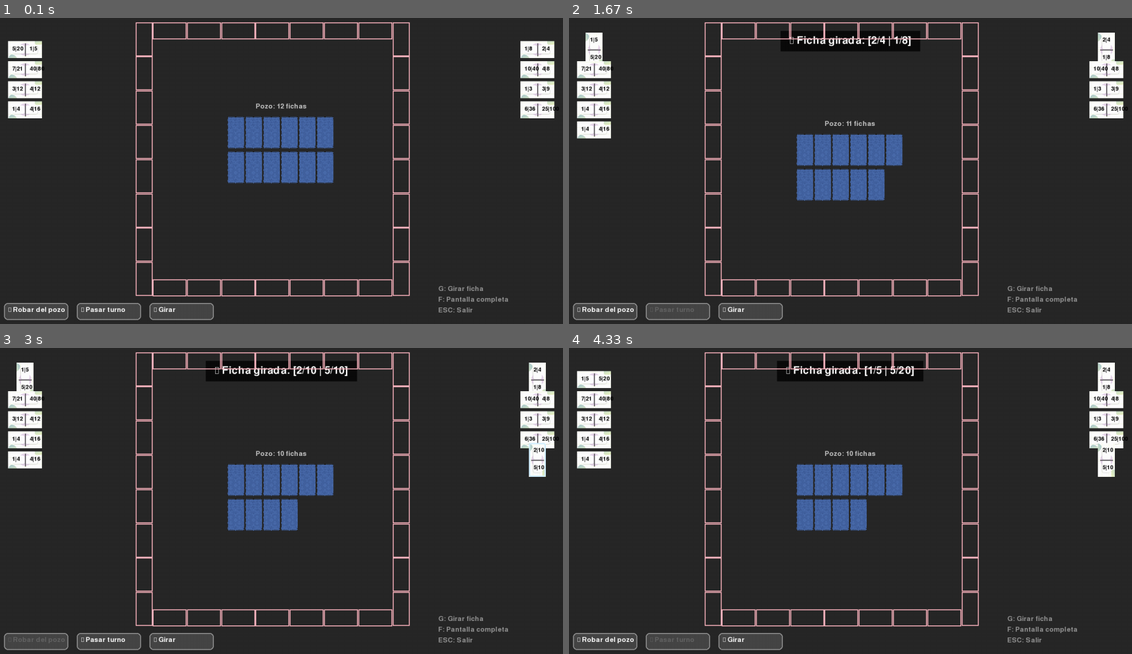
Above: before the commit, frames 1-4 (two rows, left to right).
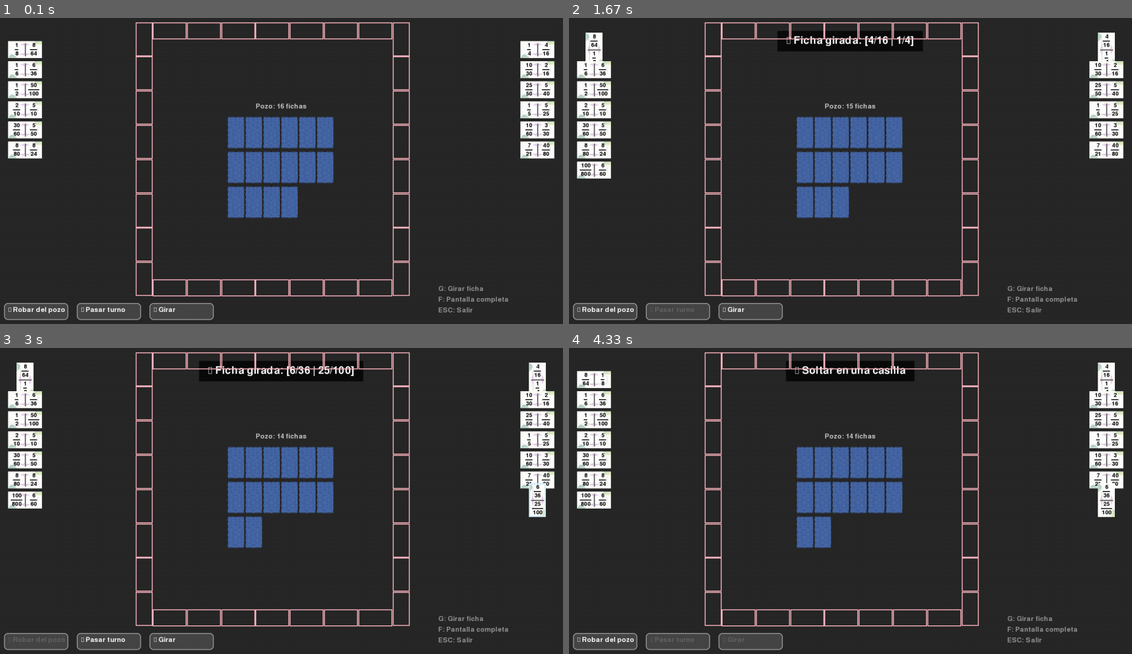
Above: after the commit, the same moments.

Repository: ernelopez/domino4
Game: pygame game, started from main.py
Two runs of this game, one before a commit and one after it. Both use one fixed random seed, a clock stepped at 60 frames per second and the inputs below.
Inputs (mouse positions are in pixels of both pictures, inside the frame that each line leads up to):
- Up to frame 1 (0.1 s): no input
- Up to frame 2 (1.67 s): click (591, 48) at 0.38 s, where only the run after the commit has a clickable "1"; press the mouse at (602, 311) at 0.7 s; move the mouse to (659, 207) at 0.8 s; release the mouse at (715, 103) at 0.93 s; press the mouse at (675, 311) at 1.03 s; move the mouse to (709, 271) at 1.13 s; release the mouse at (743, 232) at 1.27 s; click (1103, 48) at 1.38 s, where only the run after the commit has a clickable "1"
- Up to frame 3 (3 s): press the mouse at (33, 641) at 1.7 s; move the mouse to (90, 577) at 1.8 s; release the mouse at (140, 513) at 1.93 s; tap G at 2 s; click "🔄 Girar" at 2.38 s; press the mouse at (180, 641) at 2.7 s; move the mouse to (157, 620) at 2.8 s; release the mouse at (129, 595) at 2.93 s
- Up to frame 4 (4.33 s): press the mouse at (675, 641) at 3.03 s; move the mouse to (664, 626) at 3.13 s; release the mouse at (647, 611) at 3.27 s; press the mouse at (591, 479) at 3.37 s; move the mouse to (777, 436) at 3.47 s; release the mouse at (957, 393) at 3.6 s; click (591, 387) at 3.72 s, where only the run after the commit has a clickable "64"; press the mouse at (591, 501) at 4.03 s; move the mouse to (642, 445) at 4.13 s; release the mouse at (692, 393) at 4.27 s

The runs differ from the first frame. In frame 1, 3.2% of the frame differs, in the area x 1-100%, y 8-66%; in frame 2, 5.5%; in frame 3, 5.7%; in frame 4, 5.8%, in the area x 1-100%, y 4-97%.

Commit message:
tipografias y fracciones mejoradas

Diff:
--- a/main.py
+++ b/main.py
@@ -15,6 +15,8 @@
 COLOR_CASILLA_VACIA = (255, 182, 193)  # Rosa claro
 COLOR_CASILLA_DESTACADA = (50, 200, 50)
 
+archivofuente = 'junegull.ttf'
+#archivofuente = 'Ubuntu-Title.ttf'
 
 class Boton:
     def __init__(self, x, y, ancho, alto, texto, color=COLOR_BOTON, color_hover=COLOR_BOTON_HOVER):
@@ -53,8 +55,8 @@
         self.alto_pantalla = info.current_h
 
         # Crear pantalla completa
-        #self.pantalla = pygame.display.set_mode((self.ancho_pantalla, self.alto_pantalla), pygame.FULLSCREEN)
-        self.pantalla = pygame.display.set_mode((self.ancho_pantalla, self.alto_pantalla))
+        self.pantalla = pygame.display.set_mode((self.ancho_pantalla, self.alto_pantalla), pygame.FULLSCREEN)
+        #self.pantalla = pygame.display.set_mode((self.ancho_pantalla, self.alto_pantalla))
         pygame.display.set_caption("Dominó de Fracciones - ESC para salir")
         self.clock = pygame.time.Clock()
 
@@ -65,7 +67,7 @@
         self.cargar_imagenes()
 
         # Crear partida (con 4 fichas por jugador para pruebas rápidas)
-        self.partida = Partida("fichas_prueba.csv", fichas_por_jugador=4)
+        self.partida = Partida("fichas.csv", fichas_por_jugador=6)
 
         # Calcular offset para centrar el tablero
         self.calcular_offset_tablero()
@@ -112,15 +114,32 @@
 
         self.tamano_fuente = max(12, int(24 * self.escala))
         self.tamano_fuente_grande = max(16, int(36 * self.escala))
+        #self.tamano_fuente_fraccion = max(10, int(20 * self.escala))
         self.tamano_fuente_fraccion = max(10, int(20 * self.escala))
 
-        self.fuente = pygame.font.Font(None, self.tamano_fuente)
-        self.fuente_grande = pygame.font.Font(None, self.tamano_fuente_grande)
-        self.fuente_fraccion = pygame.font.Font(None, self.tamano_fuente_fraccion)
+        #self.fuente = pygame.font.Font(None, self.tamano_fuente)
+        #self.fuente_grande = pygame.font.Font(None, self.tamano_fuente_grande)
+        #self.fuente_fraccion = pygame.font.Font(None, self.tamano_fuente_fraccion)
 
         print(f"📐 Escalado: {self.escala:.2f}x")
         print(f"   Ficha: {self.largo_ficha}x{self.ancho_ficha}")
         print(f"   Fuente: {self.tamano_fuente}px")
+
+        # Cargar tipografía desde archivo
+        try:
+            script_dir = os.path.dirname(os.path.abspath(__file__))
+            ruta_fuente = os.path.join(script_dir, "fonts", archivofuente)
+
+            self.fuente = pygame.font.Font(ruta_fuente, self.tamano_fuente)
+            self.fuente_grande = pygame.font.Font(ruta_fuente, self.tamano_fuente_grande)
+            self.fuente_fraccion = pygame.font.Font(ruta_fuente, self.tamano_fuente_fraccion)
+            print("✅ Tipografía cargada correctamente")
+        except Exception as e:
+            print(f"⚠️ Error cargando tipografía: {e}")
+            # Fallback a fuente por defecto
+            self.fuente = pygame.font.Font(None, self.tamano_fuente)
+            self.fuente_grande = pygame.font.Font(None, self.tamano_fuente_grande)
+            self.fuente_fraccion = pygame.font.Font(None, self.tamano_fuente_fraccion)
 
     def cargar_imagenes(self):
         """Carga las imágenes de los assets"""
@@ -269,11 +288,13 @@
 
 
     def dibujar_valores_ficha(self, ficha, x, y, ancho, alto):
-        """Dibuja los valores de la ficha encima de la imagen de fondo"""
+        """Dibuja los valores de la ficha en dos líneas centradas como bloque"""
+        # Fondo semitransparente para legibilidad
         s = pygame.Surface((ancho, alto), pygame.SRCALPHA)
         s.fill((255, 255, 255, 180))
         self.pantalla.blit(s, (x, y))
 
+        # Línea central de la ficha
         if ficha.orientacion == "horizontal":
             pygame.draw.line(self.pantalla, (80, 80, 80),
                            (x + ancho//2, y + 5),
@@ -283,16 +304,143 @@
                            (x + 5, y + alto//2),
                            (x + ancho - 5, y + alto//2), 2)
 
+        # Función para dibujar fracción
+        def dibujar_fraccion(texto, x_centro, y_centro):
+            """Dibuja una fracción con línea horizontal"""
+            if "/" in texto:
+                num, den = texto.split("/")
+            else:
+                num = texto
+                den = ""
+
+            # Renderizar textos
+            texto_num = self.fuente_fraccion.render(num, True, (0, 0, 0)) if num else None
+            texto_den = self.fuente_fraccion.render(den, True, (0, 0, 0)) if den else None
+
+            # Alto de los textos
+            alto_num = texto_num.get_height() if texto_num else 0
+            alto_den = texto_den.get_height() if texto_den else 0
+
+            # Espacio entre líneas
+            separacion_entre_lineas = 2
+
+            # Ancho máximo del bloque (para la línea)
+            ancho_num = texto_num.get_width() if texto_num else 0
+            ancho_den = texto_den.get_width() if texto_den else 0
+            ancho_max = max(ancho_num, ancho_den)
+
+            # Ajustar ancho de la línea (con margen)
+            ancho_linea = int(ancho_max * 1.2)  # 20% más ancho que el texto más largo
+            alto_linea = 2  # <--- Altura de la línea (probá con 2, 3, 4)
+
+            # Alto total del bloque
+            alto_total = alto_num + alto_den + separacion_entre_lineas + alto_linea
+
+            # Calcular posición Y para centrar el bloque
+            y_inicio = y_centro - alto_total // 2
+
+            # Dibujar numerador (arriba)
+            if texto_num:
+                self.pantalla.blit(texto_num,
+                    (x_centro - texto_num.get_width() // 2,
+                     y_inicio))
+
+            # Dibujar línea horizontal
+            y_linea = y_inicio + alto_num + separacion_entre_lineas // 2
+            pygame.draw.rect(self.pantalla, (0, 0, 0),
+                            (x_centro - ancho_linea // 2, y_linea, ancho_linea, alto_linea))
+
+            # Dibujar denominador (abajo)
+            if texto_den:
+                y_den = y_linea + alto_linea + separacion_entre_lineas // 2
+                self.pantalla.blit(texto_den,
+                    (x_centro - texto_den.get_width() // 2,
+                     y_den))
+
+        # Dibujar valores según orientación
         if ficha.orientacion == "horizontal":
-            texto1 = self.fuente_fraccion.render(ficha.textos["O"].replace("/", "|"), True, (0, 0, 0))
-            texto2 = self.fuente_fraccion.render(ficha.textos["E"].replace("/", "|"), True, (0, 0, 0))
-            self.pantalla.blit(texto1, (x + int(10 * self.escala), y + alto//2 - self.tamano_fuente_fraccion//2))
-            self.pantalla.blit(texto2, (x + ancho - int(30 * self.escala), y + alto//2 - self.tamano_fuente_fraccion//2))
-        else:
-            texto1 = self.fuente_fraccion.render(ficha.textos["N"].replace("/", "|"), True, (0, 0, 0))
-            texto2 = self.fuente_fraccion.render(ficha.textos["S"].replace("/", "|"), True, (0, 0, 0))
-            self.pantalla.blit(texto1, (x + ancho//2 - self.tamano_fuente_fraccion//2, y + int(10 * self.escala)))
-            self.pantalla.blit(texto2, (x + ancho//2 - self.tamano_fuente_fraccion//2, y + alto - int(30 * self.escala)))
+            dibujar_fraccion(ficha.textos["O"], x + ancho//4, y + alto//2)
+            dibujar_fraccion(ficha.textos["E"], x + 3 * ancho//4, y + alto//2)
+        else:
+            dibujar_fraccion(ficha.textos["N"], x + ancho//2, y + alto//4)
+            dibujar_fraccion(ficha.textos["S"], x + ancho//2, y + 3 * alto//4)
+
+    '''
+    def dibujar_valores_ficha(self, ficha, x, y, ancho, alto):
+        """Dibuja los valores de la ficha en dos líneas centradas como bloque"""
+        # Fondo semitransparente para legibilidad
+        s = pygame.Surface((ancho, alto), pygame.SRCALPHA)
+        s.fill((255, 255, 255, 180))
+        self.pantalla.blit(s, (x, y))
+
+        # Línea central
+        if ficha.orientacion == "horizontal":
+            pygame.draw.line(self.pantalla, (80, 80, 80),
+                           (x + ancho//2, y + 5),
+                           (x + ancho//2, y + alto - 5), 2)
+        else:
+            pygame.draw.line(self.pantalla, (80, 80, 80),
+                           (x + 5, y + alto//2),
+                           (x + ancho - 5, y + alto//2), 2)
+
+        # Función para dibujar fracción en dos líneas centrada como bloque
+        def dibujar_fraccion(texto, x_centro, y_centro):
+            """Dibuja una fracción en dos líneas centradas como bloque"""
+            # Dividir numerador y denominador
+            if "/" in texto:
+                num, den = texto.split("/")
+            else:
+                num = texto
+                den = ""
+
+            # Renderizar textos
+            texto_num = self.fuente_fraccion.render(num, True, (0, 0, 0)) if num else None
+            texto_den = self.fuente_fraccion.render(den, True, (0, 0, 0)) if den else None
+
+            # Calcular alto total del bloque
+            alto_num = texto_num.get_height() if texto_num else 0
+            alto_den = texto_den.get_height() if texto_den else 0
+            separacion_entre_lineas = -5
+            alto_total = alto_num + alto_den + separacion_entre_lineas
+
+            # Calcular posición Y para centrar el bloque
+            y_inicio = y_centro - alto_total // 2
+
+            # Dibujar numerador (arriba)
+            if texto_num:
+                self.pantalla.blit(texto_num,
+                    (x_centro - texto_num.get_width() // 2,
+                     y_inicio))
+
+            # Dibujar denominador (abajo)
+            if texto_den:
+                y_den = y_inicio + alto_num + separacion_entre_lineas
+                self.pantalla.blit(texto_den,
+                    (x_centro - texto_den.get_width() // 2,
+                     y_den))
+
+        # Dibujar valores según orientación
+        if ficha.orientacion == "horizontal":
+            # Izquierda (O)
+            dibujar_fraccion(ficha.textos["O"],
+                            x + ancho//4,
+                            y + alto//2)
+
+            # Derecha (E)
+            dibujar_fraccion(ficha.textos["E"],
+                            x + 3 * ancho//4,
+                            y + alto//2)
+        else:
+            # Arriba (N)
+            dibujar_fraccion(ficha.textos["N"],
+                            x + ancho//2,
+                            y + alto//4)
+
+            # Abajo (S)
+            dibujar_fraccion(ficha.textos["S"],
+                            x + ancho//2,
+                            y + 3 * alto//4)
+    '''
 
     # ============================================================
     # FUNCIONES DE DIBUJO DE FICHAS SEGÚN CONTEXTO
Not shown, changed: Mejoras
Binary file removed: assets/ficha_fondo.png
Binary file added: fonts/Ubuntu-Title.ttf
